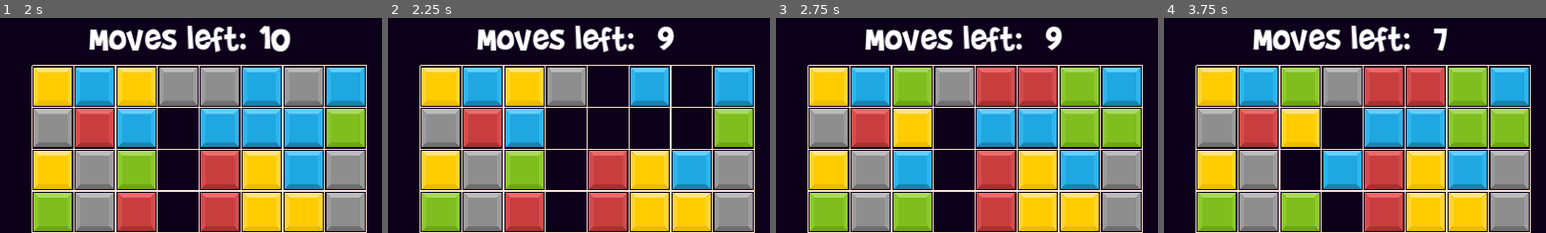
Above: before the commit, frames 1-4 (left to right).
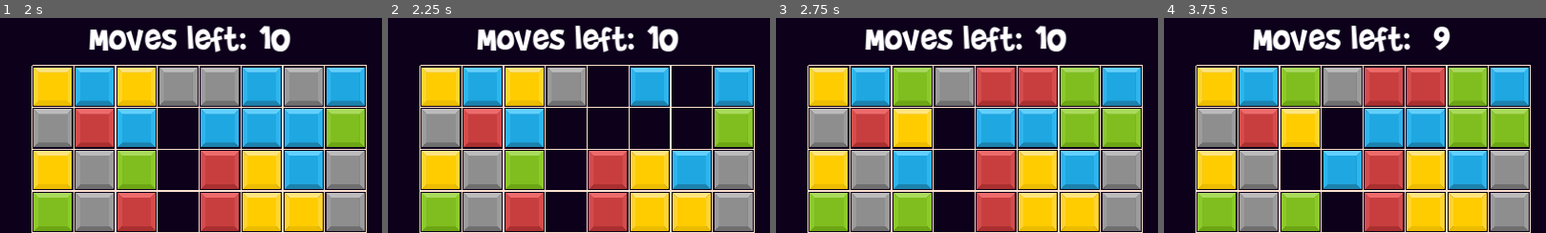
Above: after the commit, the same moments.

Repository: bonsaipropaganda/match-3-with-a-twist
Game: Godot game, scene res://Content/main.tscn
Same seed, same stepped clock (60 frames per second), same inputs: the game is played once before the commit and once after it. The engine's default icon, where the game draws it, is replaced by a stand-in: a white triangle on a blue panel in a dark square.
Inputs (mouse positions are % of the whole screen's width and height, from its top left):
- Up to frame 1 (2 s): click (20, 60) at 0.5 s; move the mouse to (32, 20) at 1.27 s; press the mouse at (32, 20) at 1.28 s
- Up to frame 2 (2.25 s): move the mouse to (37, 20) at 2.02 s; release the mouse at (37, 20) at 2.03 s; click (37, 20) at 2.1 s
- Up to frame 3 (2.75 s): no input
- Up to frame 4 (3.75 s): move the mouse to (42, 39) at 2.77 s; press the mouse at (42, 39) at 2.78 s; tap Enter at 3.5 s; move the mouse to (48, 78) at 3.52 s; release the mouse at (48, 78) at 3.53 s; click (48, 78) at 3.6 s
The pictures show only the part of the screen within x 25-75%, y 4-54%; the shares and areas given below are measured in that part.

Frame 1 is identical in both runs. In frame 2, 0.7% of the frame differs, in the area x 67-77%, y 3-16%; in frame 3, 0.7%; in frame 4, 0.3%.

Commit message:
Fixed move counter being decreased even when the swap isn't happening

Diff:
--- a/Content/Grid/grid.gd
+++ b/Content/Grid/grid.gd
@@ -212,8 +212,6 @@
 
 
 func on_swap_tile(from_pos, direction):
-	move_left -= 1 # Decrease move counter
-
 	if done_updating and !doingSwap:
 
 		var to_pos = from_pos + direction
@@ -236,6 +234,7 @@
 		doingSwap = true
 
 		prevoiusSwaps.append(grid)
+		move_left -= 1 # Decrease move counter
 
 
 		if !slideInstead:
